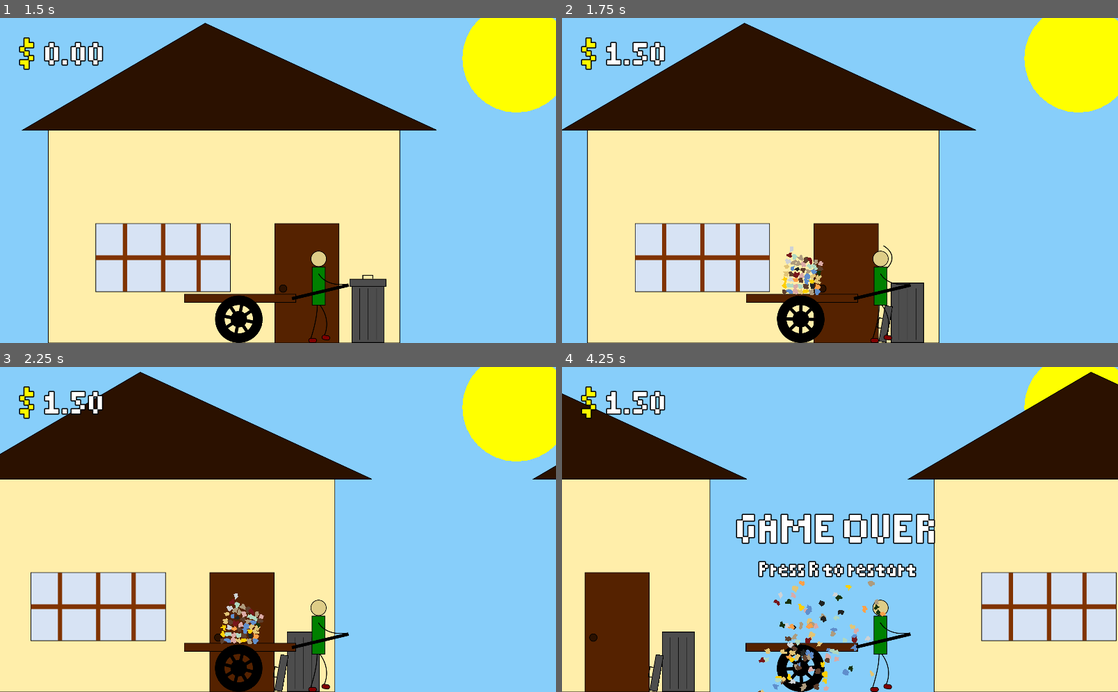
Above: before the commit, frames 1-4 (two rows, left to right).
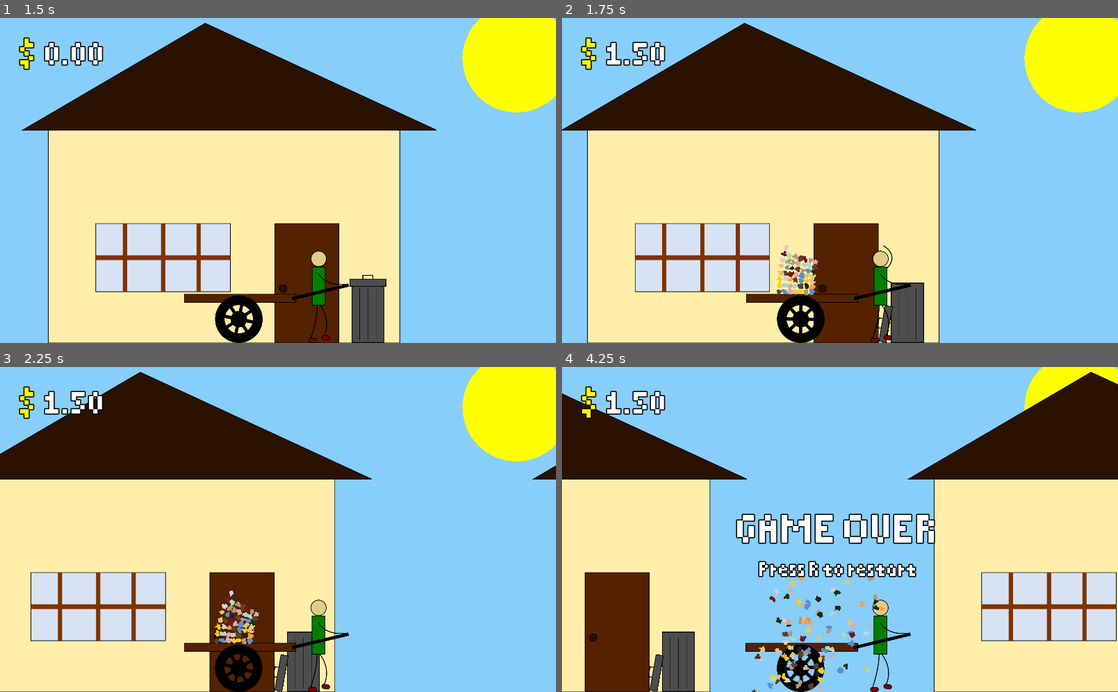
Above: after the commit, the same moments.

Repository: possatti/ludum-dare-45
Game: Godot game, scene res://nodes/Game.tscn
The game is run twice, just before and just after one commit, with the same random seed, the same clock (stepped at 60 frames per second) and the same inputs.
Inputs:
- Up to frame 1 (1.5 s): hold Right (ui_right) 0.53-1.28 s; hold Left (ui_left) from 1.28 s (still down)
- Up to frame 2 (1.75 s): keep holding Left (ui_left)
- Up to frame 3 (2.25 s): release Left (ui_left) at 2.03 s; hold Right (ui_right) from 2.03 s (still down)
- Up to frame 4 (4.25 s): release Right (ui_right) at 2.78 s; hold Up (ui_up) 2.78-3.53 s; hold Left (ui_left) from 3.53 s (still down)

Frame 1 is identical in both runs. In frame 2, 0.7% of the frame differs, in the area x 38-47%, y 69-86%; in frame 3, 0.7%; in frame 4, 1.8%, in the area x 34-59%, y 64-100%.

Commit message:
Commit all the crap I had lying around
I'm about to format the computer and I had these changes lying
around. I don't know if they are important.

Diff:
--- a/nodes/Game.tscn
+++ b/nodes/Game.tscn
@@ -100,4 +100,5 @@
 custom_fonts/font = SubResource( 4 )
 text = "Press R to restart"
 align = 1
+
 [connection signal="trash_amount_changed" from="HomelessWithCart" to="." method="_on_HomelessWithCart_trash_amount_changed"]
--- a/project.godot
+++ b/project.godot
@@ -10,7 +10,6 @@
 
 _global_script_classes=[  ]
 _global_script_class_icons={
-
 }
 
 [application]
--- a/scripts/TrashTower.gd
+++ b/scripts/TrashTower.gd
@@ -5,6 +5,7 @@
 const TRASH_NUGGET_SCENE = preload("res://nodes/TrashNugget.tscn")
 
 const N_COLS = 7
+const N_COLS_F = float(N_COLS)
 const COL_SPACING = 20
 const ROW_SPACING = 20
 
@@ -27,11 +28,11 @@
 
 func _rearrange():
 	var pivot = Vector2.ZERO
-	var middle_col = ceil(N_COLS / 2)
+	var middle_col = ceil(N_COLS_F / 2)
 	for i in range(get_child_count()):
 		var trash = get_child(i)
 		var col = i % N_COLS
-		var row = floor(i / N_COLS)
+		var row = floor(i / N_COLS_F)
 
 		var middle_col_dist = (col - middle_col) * COL_SPACING
 
@@ -83,10 +84,10 @@
 # =========================
 
 func get_rows_count():
-	return floor(get_child_count() / N_COLS) + 1
+	return floor(get_child_count() / N_COLS_F) + 1
 
 func get_height():
-	return floor(get_child_count() / N_COLS) * ROW_SPACING
+	return floor(get_child_count() / N_COLS_F) * ROW_SPACING
 
 func _process(delta):
 	if not has_collapsed:
